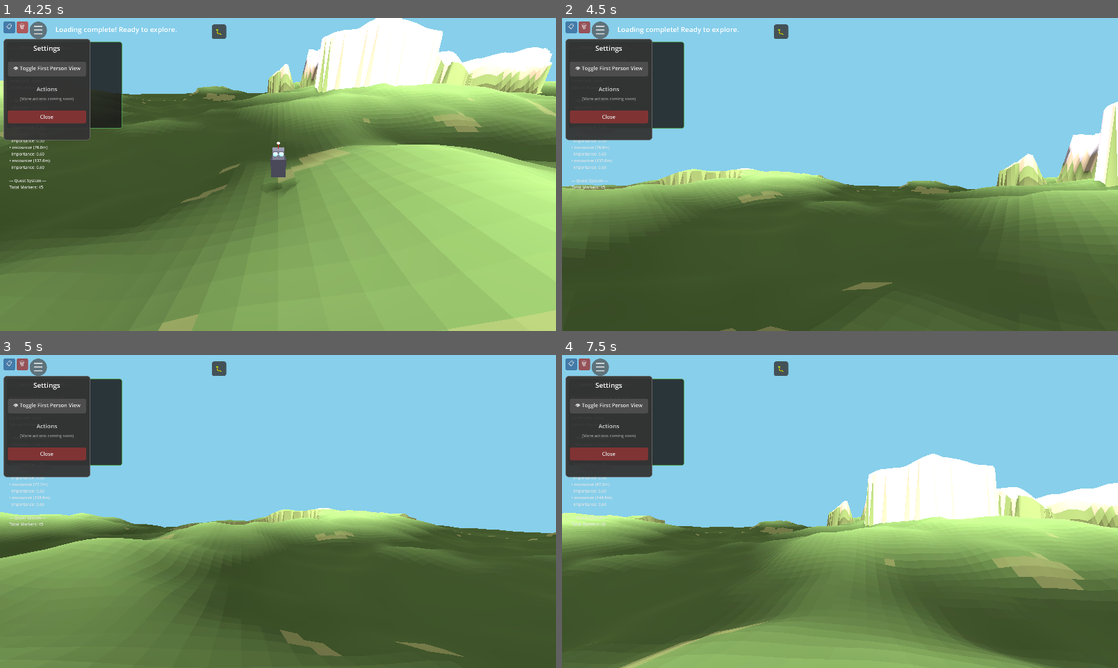
Above: before the commit, frames 1-4 (two rows, left to right).
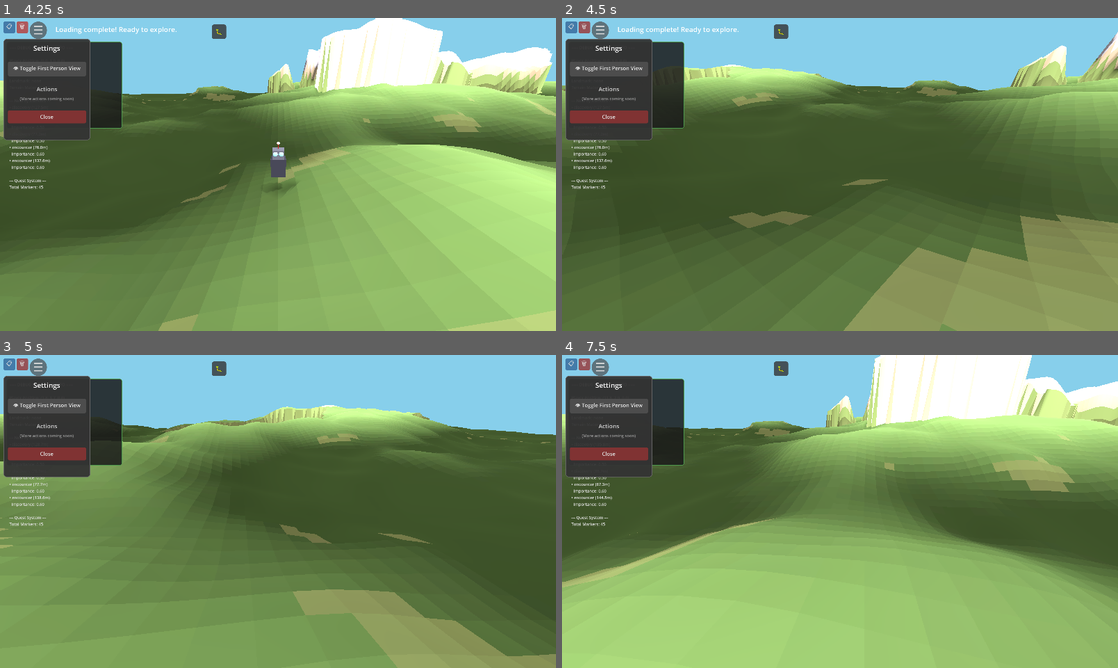
Above: after the commit, the same moments.

Repository: felix-dieterle/YouGame_godot4_public
Game: Godot game, scene res://scenes/main.tscn
The game is run twice, just before and just after one commit, with the same random seed, the same clock (stepped at 60 frames per second) and the same inputs.
Inputs (mouse positions are in pixels of both pictures, inside the frame that each line leads up to):
- Up to frame 1 (4.25 s): click "☰" at 0.5 s; click "👁 Toggle First Person View" at 1.25 s; click "🐛" at 2 s; click "📋" at 2.75 s; click "🗑" at 3.5 s
- Up to frame 2 (4.5 s): tap Enter at 4.25 s; move the mouse to (962, 158) at 4.27 s; hold Right (ui_right) from 4.28 s (still down); hold V (toggle_camera_view) from 4.28 s (still down); click (962, 158) at 4.42 s
- Up to frame 3 (5 s): keep holding Right (ui_right); keep holding V (toggle_camera_view)
- Up to frame 4 (7.5 s): release Right (ui_right) at 5 s; release V (toggle_camera_view) at 5 s; drag from (728, 527) to (812, 574) at 5.02 s; move the mouse to (895, 442) at 5.77 s; hold Right (ui_right) 5.78-6.5 s; hold V (toggle_camera_view) 5.78-6.5 s; drag from (812, 574) to (673, 464) at 6.52 s; move the mouse to (1006, 558) at 7.27 s; hold Left (ui_left) from 7.28 s (still down); hold V (toggle_camera_view) from 7.28 s (still down)

Frame 1 is identical in both runs. In frame 2, 64% of the frame differs, in the area x 0-100%, y 4-100%; in frame 3, 57%; in frame 4, 79%, in the area x 0-100%, y 0-100%.

Commit message:
Fix first-person camera rotation to follow player direction
Co-authored-by: felix-dieterle <1490062+felix-dieterle@users.noreply.github.com>

Diff:
--- a/scripts/player.gd
+++ b/scripts/player.gd
@@ -158,7 +158,8 @@
 	if camera:
 		if is_first_person:
 			camera.position = Vector3(0, first_person_height, 0)
-			camera.rotation = Vector3(0, 0, 0)
+			# In first-person, camera inherits player's rotation automatically
+			# No need to set rotation - let it follow the player's Y rotation
 		else:
 			camera.position = Vector3(0, camera_height, camera_distance)
 			camera.look_at(global_position, Vector3.UP)
